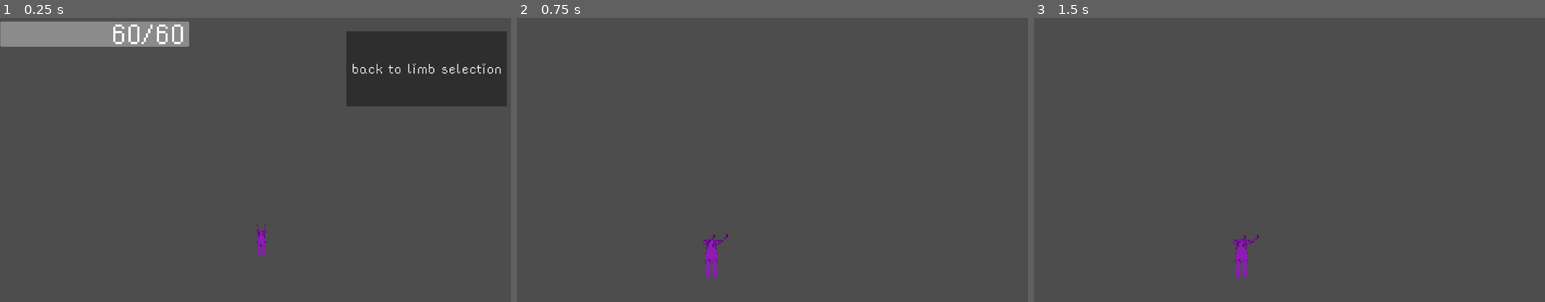
Above: before the commit, frames 1-3 (left to right).
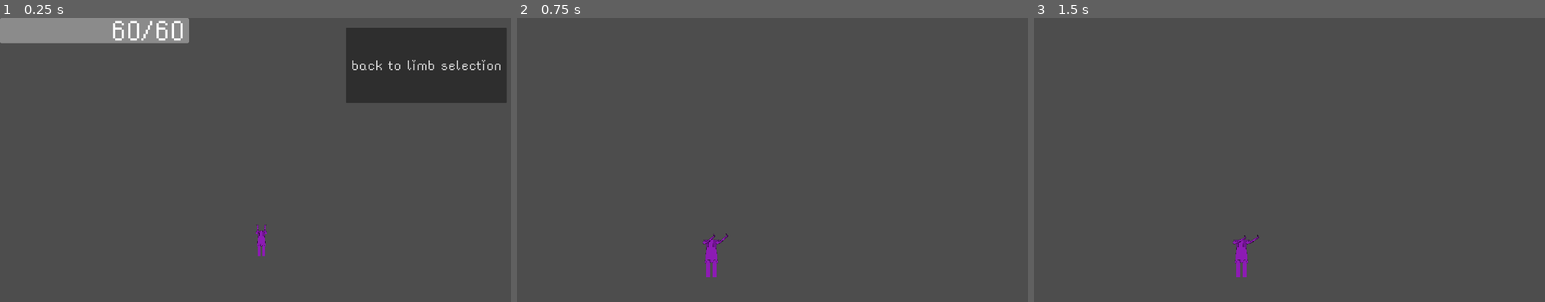
Above: after the commit, the same moments.

Repository: flowerFawn/Robot_game
Game: Godot game, scene res://spawn_level.tscn
Same seed, same stepped clock (60 frames per second), same inputs: the game is played once before the commit and once after it. This scene is started directly instead of the project's main scene.
Inputs (mouse positions are in pixels of both pictures, inside the frame that each line leads up to):
- Up to frame 1 (0.25 s): no input
- Up to frame 2 (0.75 s): click "back to limb selection" at 0.5 s
- Up to frame 3 (1.5 s): tap Enter at 1.25 s; move the mouse to (1412, 148) at 1.27 s; hold D (right) from 1.28 s (still down); tap F (interact) at 1.35 s

The runs differ from the first frame. In frame 1, 2.6% of the frame differs, in the area x 0-100%, y 0-32%; in frame 2, less than 0.1%; in frame 3, nothing differs.

Commit message:
canvas layer moved from individual scenes into the main ui scene

Diff:
--- a/main_player_ui.tscn
+++ b/main_player_ui.tscn
@@ -4,14 +4,16 @@
 [ext_resource type="Script" path="res://player_UI.gd" id="1_t6hnx"]
 [ext_resource type="Theme" uid="uid://bppvu27nvmqm6" path="res://assets/standard_theme.tres" id="3_cmsfi"]
 
-[node name="UIControl" type="Control" groups=["slide_excluded"]]
+[node name="UILayer" type="CanvasLayer"]
+
+[node name="UIControl" type="Control" parent="." groups=["slide_excluded"]]
 layout_mode = 3
 anchors_preset = 0
 offset_right = 1920.0
 offset_bottom = 1080.0
 script = ExtResource("1_t6hnx")
 
-[node name="Button" type="Button" parent="."]
+[node name="Button" type="Button" parent="UIControl"]
 layout_mode = 2
 offset_left = 1271.0
 offset_top = 36.0
@@ -25,7 +27,7 @@
 script = ExtResource("1_45fv6")
 link_to = "res://levels/workshop.tscn"
 
-[node name="HPBar" type="ProgressBar" parent="."]
+[node name="HPBar" type="ProgressBar" parent="UIControl"]
 layout_mode = 1
 offset_right = 694.0
 offset_bottom = 93.0
@@ -33,7 +35,7 @@
 theme = ExtResource("3_cmsfi")
 show_percentage = false
 
-[node name="HPLabel" type="Label" parent="HPBar"]
+[node name="HPLabel" type="Label" parent="UIControl/HPBar"]
 layout_mode = 1
 anchors_preset = 6
 anchor_left = 1.0
@@ -50,4 +52,4 @@
 theme_override_font_sizes/font_size = 128
 text = "21/5"
 
-[connection signal="pressed" from="Button" to="Button" method="_on_pressed"]
+[connection signal="pressed" from="UIControl/Button" to="UIControl/Button" method="_on_pressed"]
--- a/player_scripts/player_main.gd
+++ b/player_scripts/player_main.gd
@@ -17,9 +17,10 @@
 	Player_Stats.player_current_hp = total_hp
 	Player_Stats.player_total_hp = total_hp
 	#gets the UI if it exists and calls set_max on it
-	if get_parent().get_parent().has_node("CanvasLayer"):
-		if get_parent().get_parent().get_node("CanvasLayer").has_node("UIControl"):
-			get_parent().get_parent().get_node("CanvasLayer").get_node("UIControl").set_max()
+	if get_parent().get_parent().has_node("UIControl"):
+		if get_parent().get_parent().get_node("UIControl").has_node("UIControl"):
+			get_parent().get_parent().get_node("UIControl").get_node("UIControl").set_max()
+			print("test")
 	player_state = "walking"
 	current_forces = Vector2(0, 0)
 	if camera_disabled:
--- a/shop_selector_menu.tscn
+++ b/shop_selector_menu.tscn
@@ -45,6 +45,7 @@
 button_limb = "arms"
 
 [node name="Button3" type="Button" parent="."]
+layout_mode = 0
 offset_top = 408.0
 offset_right = 644.0
 offset_bottom = 696.0
@@ -55,6 +56,7 @@
 button_limb = "weapons"
 
 [node name="Button4" type="Button" parent="."]
+layout_mode = 0
 offset_left = 716.0
 offset_top = 408.0
 offset_right = 1360.0
--- a/spawn_level.tscn
+++ b/spawn_level.tscn
@@ -71,9 +71,4 @@
 position = Vector2(221, -187)
 bullet_speed = 250.0
 
-[node name="CanvasLayer" type="CanvasLayer" parent="."]
-layer = 128
-
-[node name="UIControl" parent="CanvasLayer" instance=ExtResource("2_60qmp")]
-offset_left = 1.0
-offset_top = 13.0
+[node name="UIControl" parent="." instance=ExtResource("2_60qmp")]
